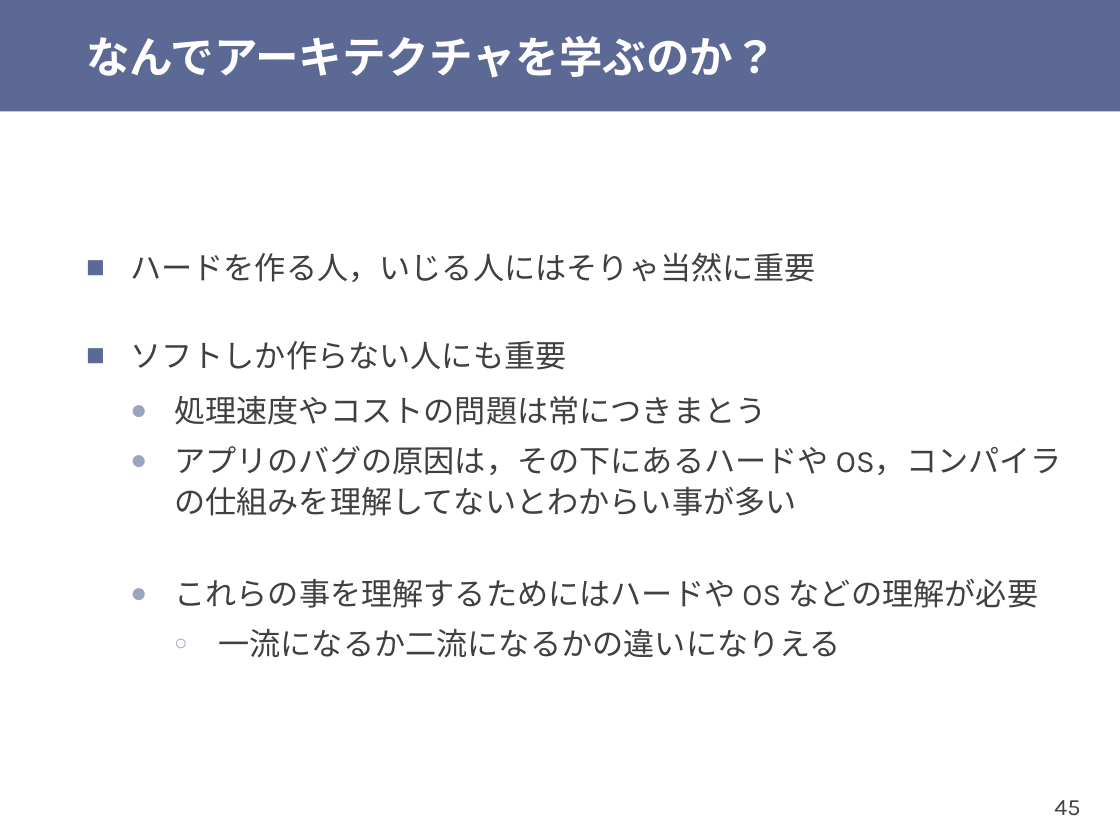
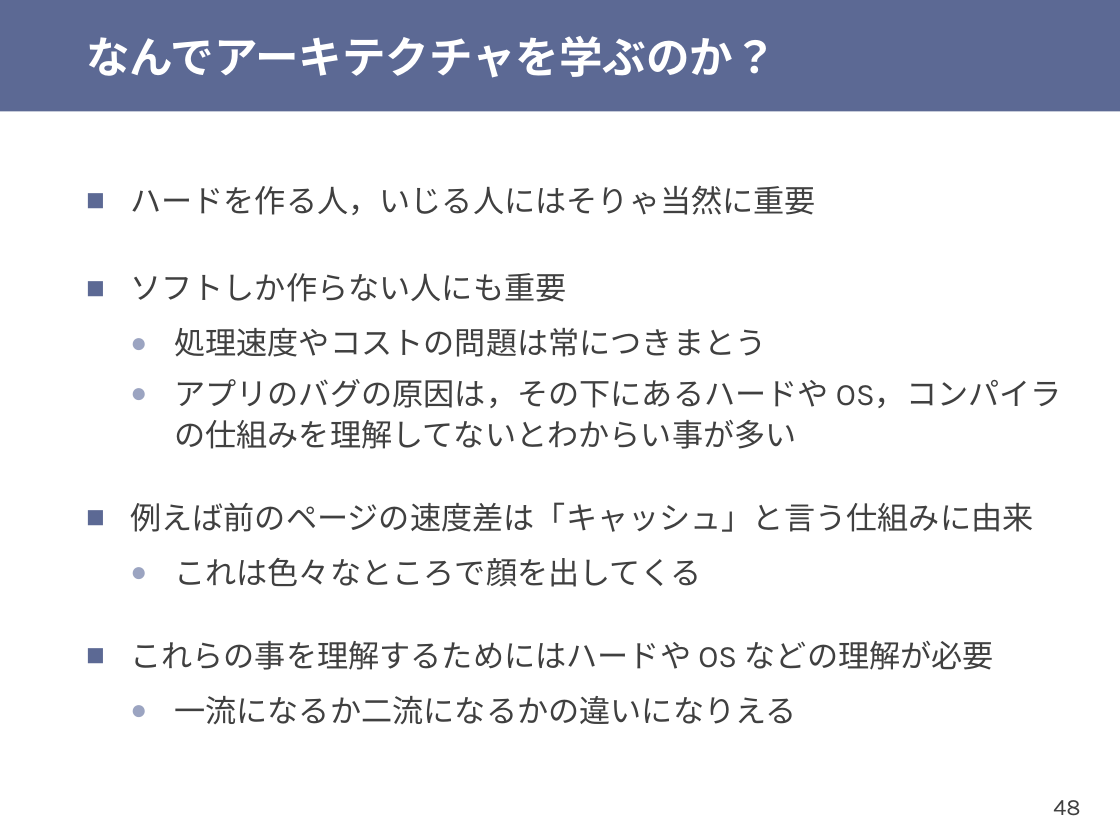
Before and after one commit to shioyadan/otya-computer-architecture-i, a slide deck: slide 48 of cai-shioya-01.pptx (slide 45 before the commit). Drawn at 1120x840 pixels with LibreOffice and Linux fonts; fonts in the diff are those of the drawing. Boxes give left, top, right and bottom in pixels: in the first picture for what was removed or moved away, otherwise in the second. Text is boxed around its words. In the diff, an @@ line names an element or a change of style, - is before the commit and + after.

```diff
--- a/cai-shioya-01.pptx
+++ b/cai-shioya-01.pptx
@@ text at (130,502,1033,587): paragraphs added @@
+■ 例えば前のページの速度差は「キャッシュ」と言う仕組みに由来
+  ● これは色々なところで顔を出してくる
@@ text at (130,641,994,724): bullet ● to ■; list level 2 to 1 in "これらの事を理解するためにはハードや OS などの理解が必要"; bullet colour #9BA4C1 to #5C6994; bullet ○ to ●; list level 3 to 2 in "一流になるか二流になるかの違いになりえる" @@
@@ page number at (1053,800,1080,816): text changed @@
-45
+48
```
Also in this commit, not shown: 14 other slides changed, 3 slides added, 2 other files.
